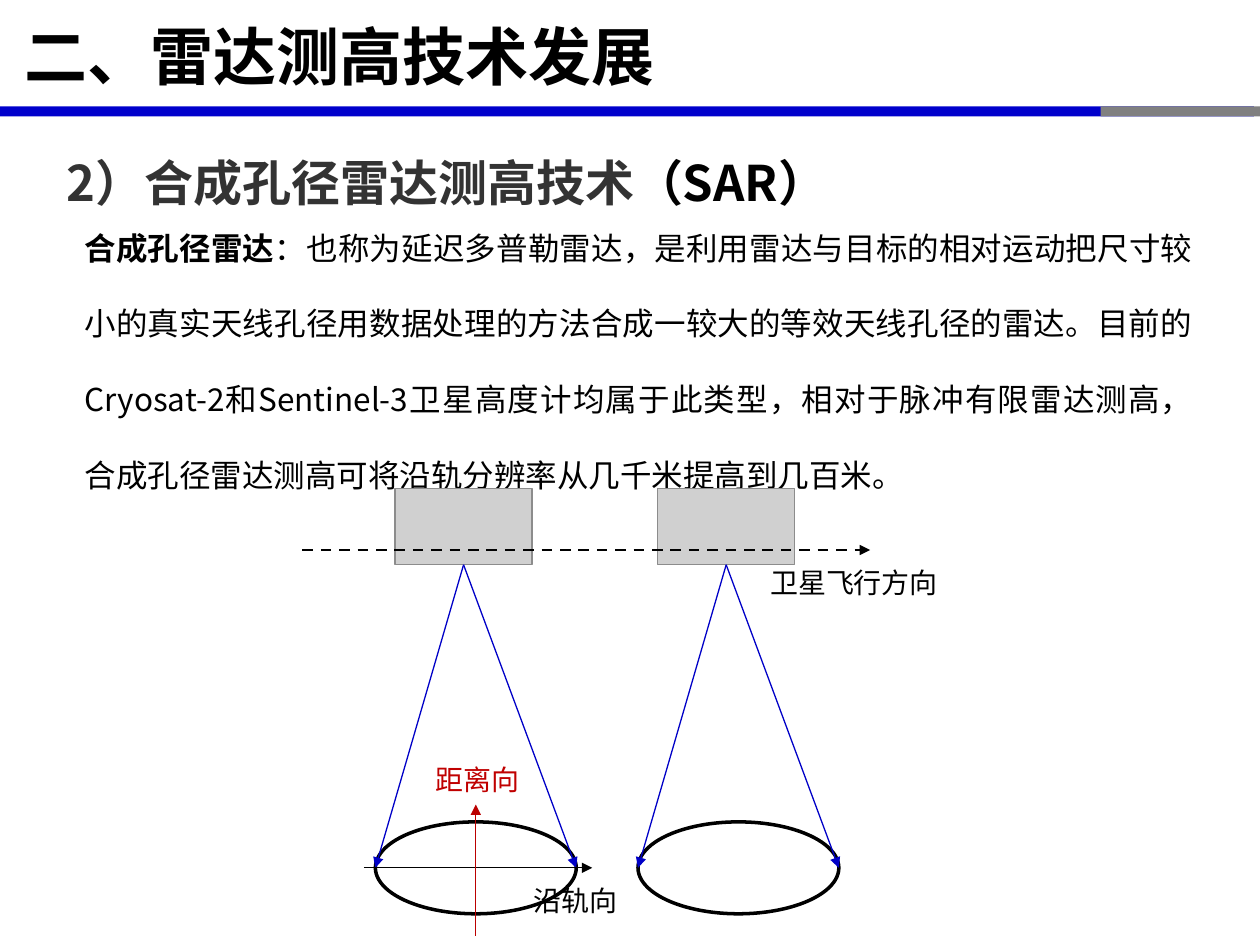
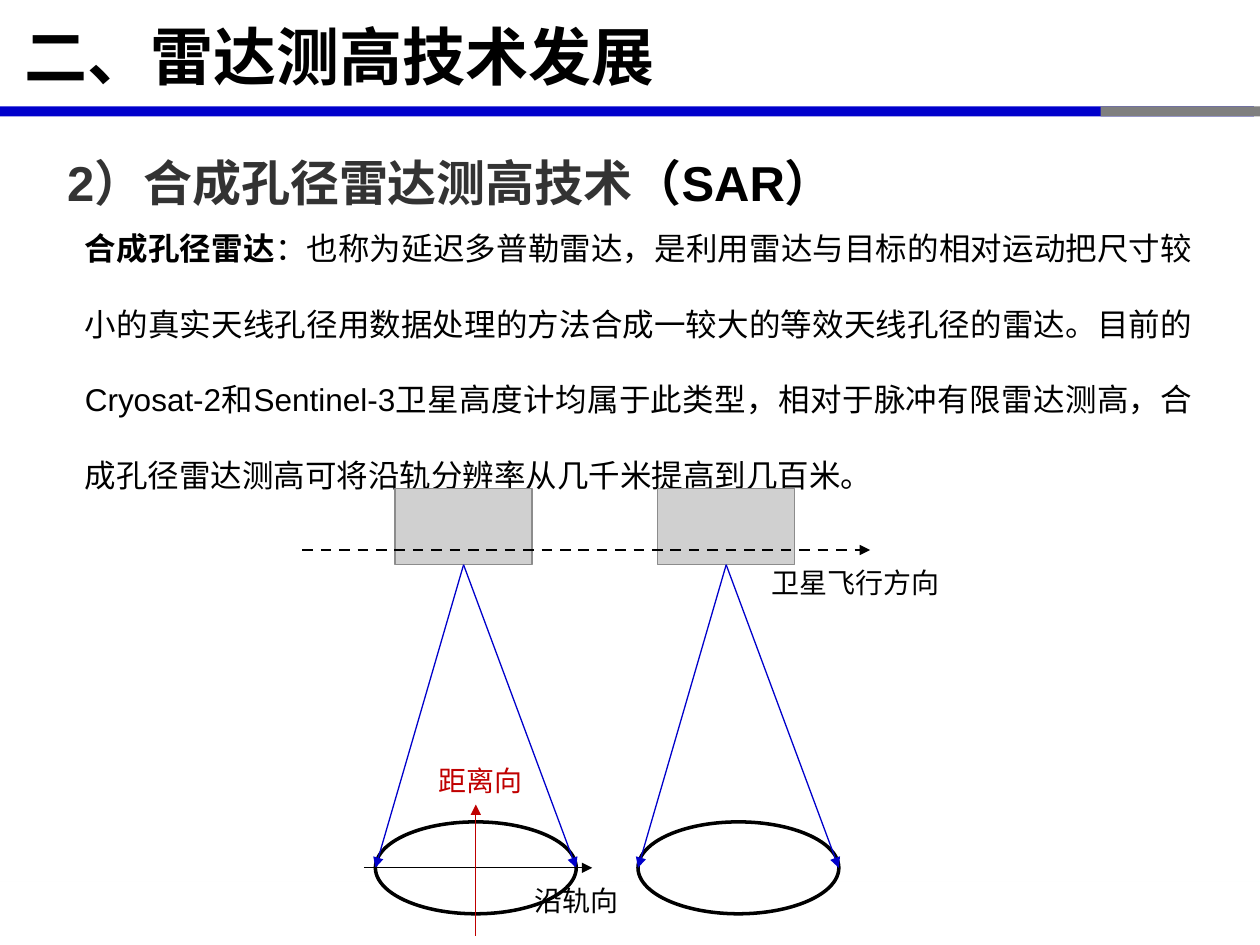
Before and after one commit to xinluo2018/satellite-altimetry-course, a slide deck: slide 15 of 第2章-星载雷达测高原理-2学时/第2章-星载雷达测高原理-2学时.pptx. Drawn at 1260x945 pixels with LibreOffice and Linux fonts; fonts in the diff are those of the drawing; grey boxes stand for pictures. Boxes give left, top, right and bottom in pixels: in the first picture for what was removed or moved away, otherwise in the second. Text is boxed around its words. In the diff, an @@ line names an element or a change of style, - is before the commit and + after.

```diff
--- a/第2章-星载雷达测高原理-2学时/第2章-星载雷达测高原理-2学时.pptx
+++ b/第2章-星载雷达测高原理-2学时/第2章-星载雷达测高原理-2学时.pptx
@@ arrow (464, 564) - (375, 868): stroke #0000C8 0.75 pt to #0000CB 0.75 pt @@
@@ arrow (464, 564) - (576, 868): stroke #0000C8 0.75 pt to #0000CB 0.75 pt @@
@@ font Noto Sans CJK SC to Arial; less space between paragraphs in 4 elements at (67,162,834,206), (85,233,1192,496), (439,767,523,794), (772,569,939,596) @@
```
Also in this commit, not shown: 24 other slides changed, 23 other files.
